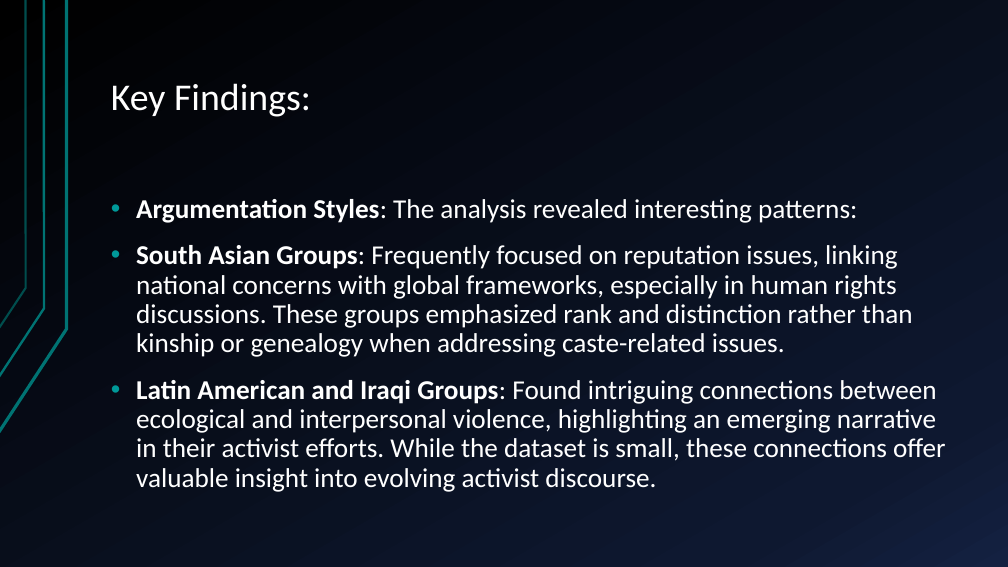
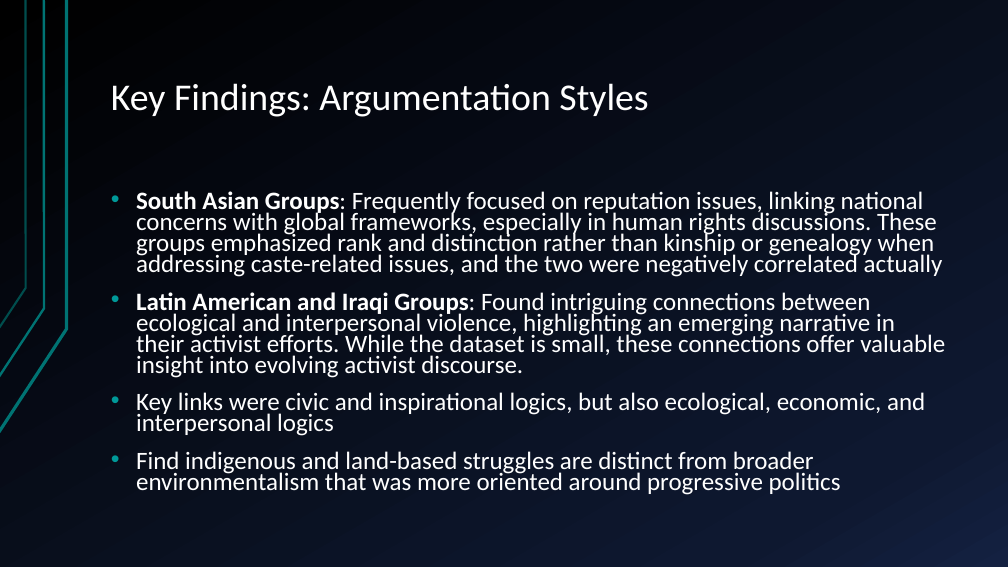
Before and after one commit to shrekapoor99/Springboard, a slide deck: slide 19 of Capstone_Presentation/CapstoneProject Presentation.pptm (slide 9 before the commit). Drawn at 1008x567 pixels with LibreOffice and Linux fonts; fonts in the diff are those of the drawing. Boxes give left, top, right and bottom in pixels: in the first picture for what was removed or moved away, otherwise in the second. Text is boxed around its words. In the diff, an @@ line names an element or a change of style, - is before the commit and + after.

```diff
--- a/Capstone_Presentation/CapstoneProject Presentation.pptm
+++ b/Capstone_Presentation/CapstoneProject Presentation.pptm
@@ title at (111,83,648,117): text changed @@
-Key Findings:
+Key Findings: Argumentation Styles
@@ text at (136,191,943,277): text changed; size 25.9 to 23.8 pt @@
-• Argumentation Styles: The analysis revealed interesting patterns:
-• South Asian Groups: Frequently focused on reputation issues, linking national concerns with global frameworks, especially in human rights discussions. These groups emphasized rank and distinction rather than kinship or genealogy when addressing caste-related issues.
+• South Asian Groups: Frequently focused on reputation issues, linking national concerns with global frameworks, especially in human rights discussions. These groups emphasized rank and distinction rather than kinship or genealogy when addressing caste-related issues, and the two were negatively correlated actually
@@ text at (136,292,945,378): size 25.9 to 23.8 pt in "Latin American and Iraqi Groups: Found intriguing ..."; line spacing 0.9 to 0.7 @@
@@ text at (136,392,925,495): paragraphs added @@
+• Key links were civic and inspirational logics, but also ecological, economic, and interpersonal logics
+• Find indigenous and land-based struggles are distinct from broader environmentalism that was more oriented around progressive politics
```
Also in this commit, not shown: 1 other slide changed, 10 slides added.
